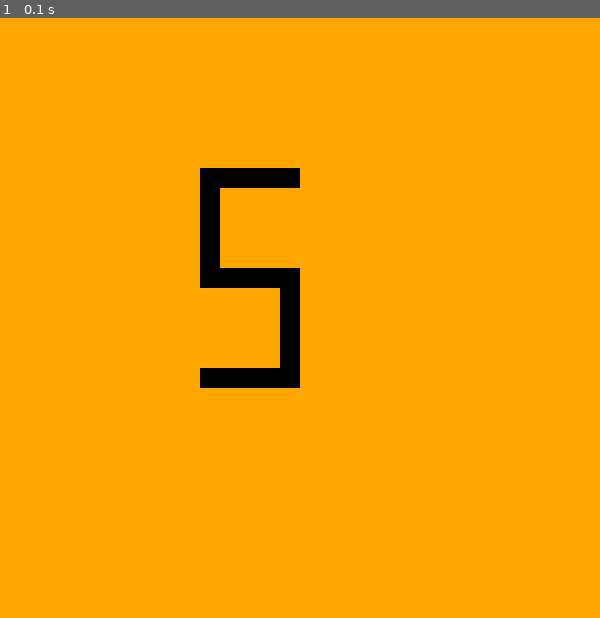
Above: before the commit, frame 1.
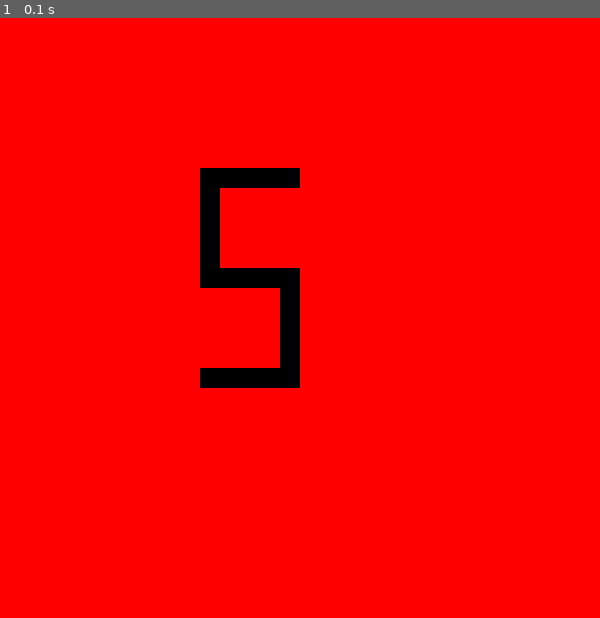
Above: after the commit, the same moment.

Repository: Om2013/SnakeGame
Game: pygame game, started from initial_s.py
The game is run twice, just before and just after one commit, with the same random seed, the same clock (stepped at 60 frames per second) and the same inputs.
Inputs:
- Up to frame 1 (0.1 s): no input

The runs differ from the first frame. In frame 1, 97% of the frame differs, in the area x 0-100%, y 0-100%.

Commit message:
Update initial_s.py

Diff:
--- a/initial_s.py
+++ b/initial_s.py
@@ -12,7 +12,7 @@
 
 
 # Colors
-Orange = (255, 165, 0)
+Red = (255, 0, 0)
 Black = (0, 0, 0)
 
 
@@ -24,8 +24,8 @@
             GameLoop = False
 
 
-    # Fill the screen with Orange
-    display.fill(Orange)
+    # Fill the screen with Red
+    display.fill(Red)
 
 
     # Draw "S" using rectangles in Black
